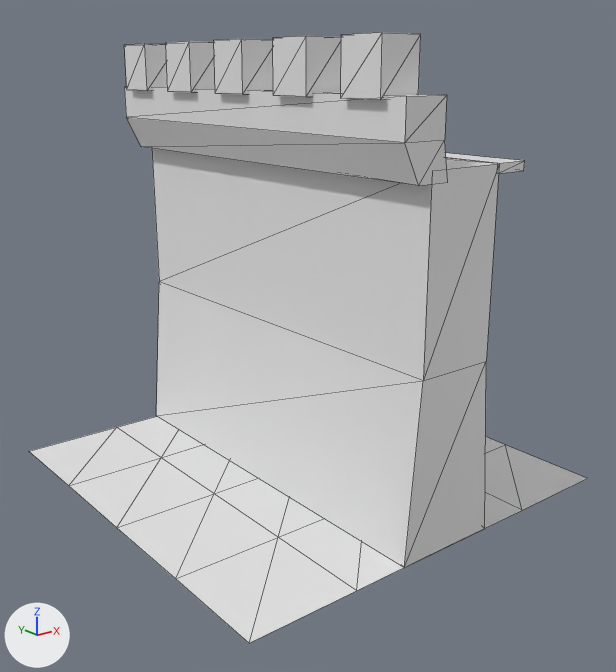
A saved change to the OBJ model Resources/models/Castle/Wall1.obj.
Both versions are drawn from a camera (50 mm lens) standing at (-91.6, -117.4, 72.2) and looking at (-0.8, -3.9, 26.8). The lights are fixed; the arrows at lower left show +X, +Y and +Z. Mesh edges are drawn as thin lines. Materials are left out; every surface is plain grey. Where no turn or scale is listed for an object, it has been applied to the vertices. Vertices at the same position are counted once.

Objects in the first picture: 'Wall1'.
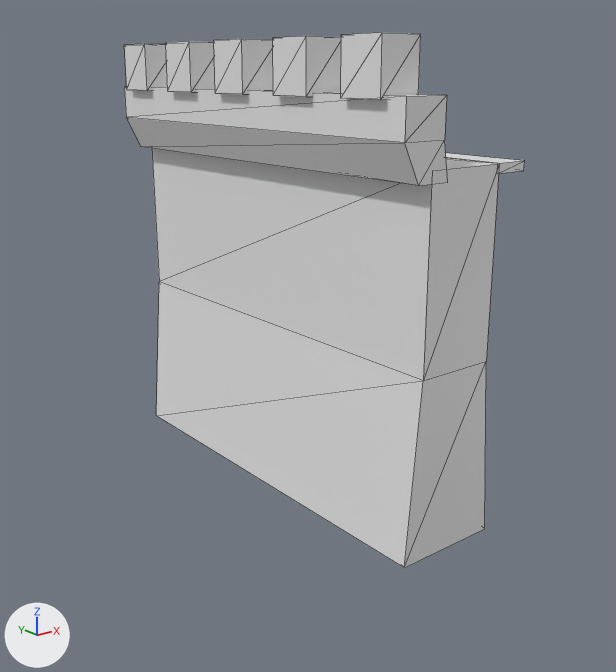
What changed in the scene script:
```text
Change me_wall1:
    where me_wall1.from_pydata(...)  # 217 vertices, 324 faces; spans x -38.0..38.0, y -38.1..38.2, z 0.0..76.6
    used by ob_wall1; location = (0.0, 0.0, 0.0)
    me_wall1 part 1: the loose piece of 25 vertices spanning x -38.0..38.0, y -38.0..38.0, z 0.0 is deleted
```

Where the change shows, as pixel boxes (x1, y1, x2, y2) in the pictures (616 x 672 px):
'Wall1', reshaped (28% narrower, 12% shorter): before (29, 33, 587, 643); after (124, 33, 525, 568)
part 1 of me_wall1, deleted: before (29, 416, 587, 643)
